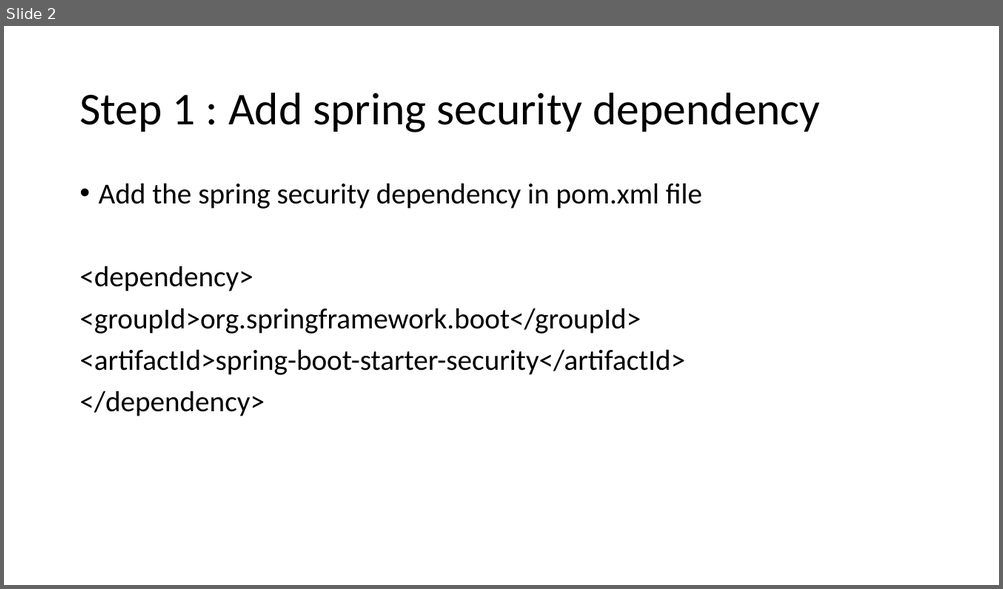
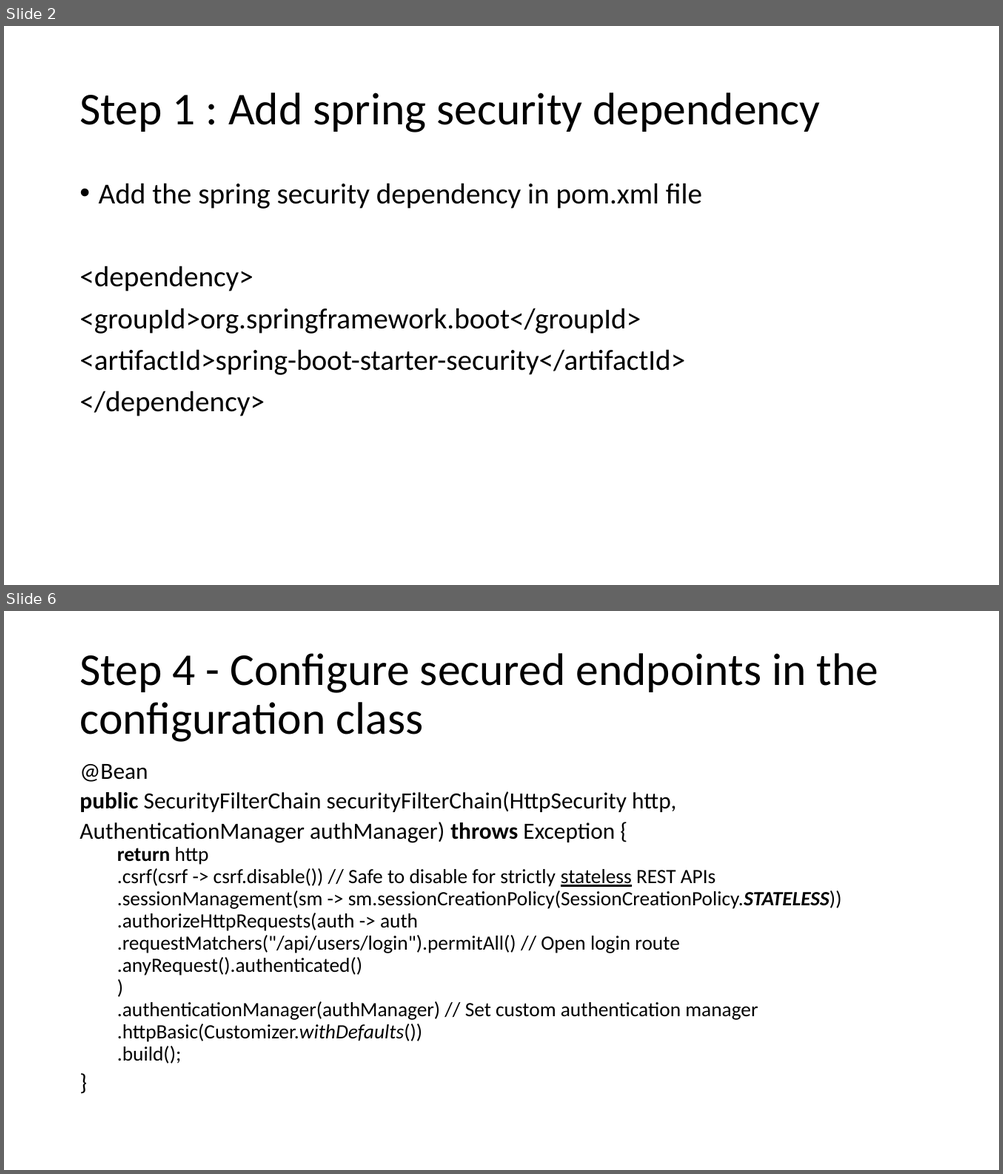
Before and after one commit to august-2026-training/PPTs, a slide deck: 3. Spring_Security_7_Securing_Rest_Endpoints.pptx. Shown one above the other, each under a label of ours: slide 2 before the commit, slides 2 and 6 after it; the slides between them are not shown. The pictures are 1003x589 and 1003x1174 pixels, drawn with LibreOffice and Linux fonts; fonts in the diff are those of the drawing. Boxes give left, top, right and bottom in pixels: in the first picture for what was removed or moved away, otherwise in the second. Text is boxed around its words. In the diff, an @@ line names an element or a change of style, - is before the commit and + after.

```diff
--- a/3. Spring_Security_7_Securing_Rest_Endpoints.pptx
+++ b/3. Spring_Security_7_Securing_Rest_Endpoints.pptx
@@ slide 6 added at [4,611,999,1170], background #FFFFFF @@
@@ title added at [79,653,878,742], 44 pt, text #000000 @@
+Step 4 - Configure secured endpoints in the configuration class
@@ text added at [79,764,842,1064], 19.6 pt, text #000000 @@
+@Bean
+public SecurityFilterChain securityFilterChain(HttpSecurity http,
+AuthenticationManager authManager) throws Exception {
+  return http
+  .csrf(csrf -> csrf.disable()) // Safe to disable for strictly stateless REST APIs
+  .sessionManagement(sm -> sm.sessionCreationPolicy(SessionCreationPolicy.STATELESS))
+  .authorizeHttpRequests(auth -> auth
+  .requestMatchers("/api/users/login").permitAll() // Open login route
+  .anyRequest().authenticated()
+  )
+  .authenticationManager(authManager) // Set custom authentication manager
+  .httpBasic(Customizer.withDefaults())
+  .build();
+}
```
Also in this commit, not shown: 9 slides changed, 4 other slides added.
